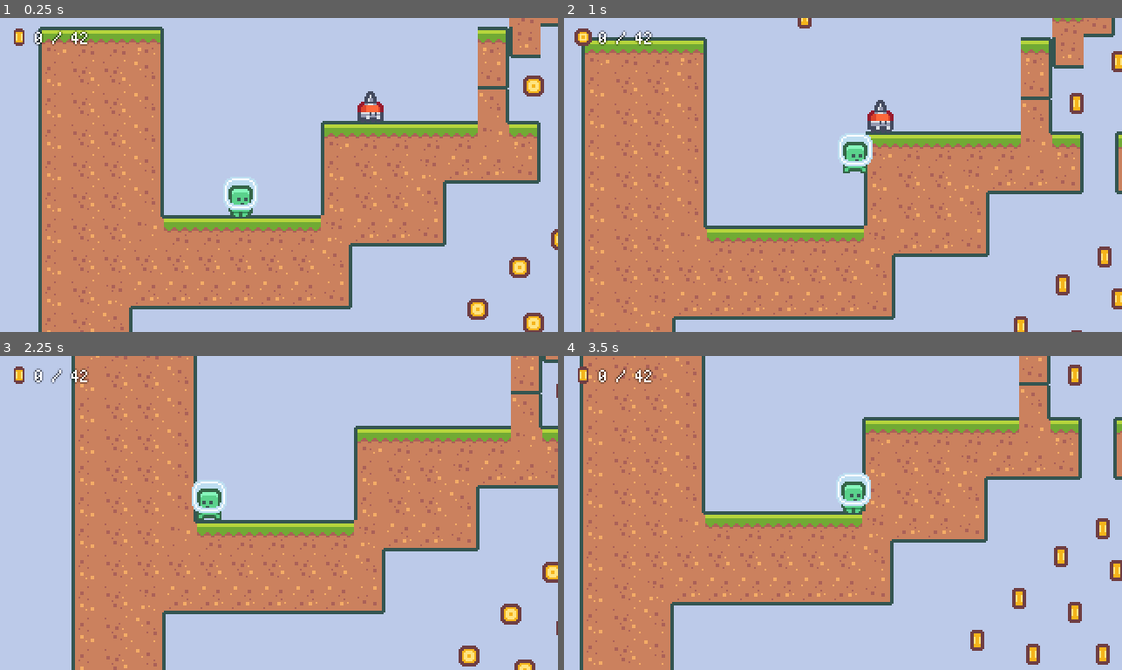
Above: before the commit, frames 1-4 (two rows, left to right).
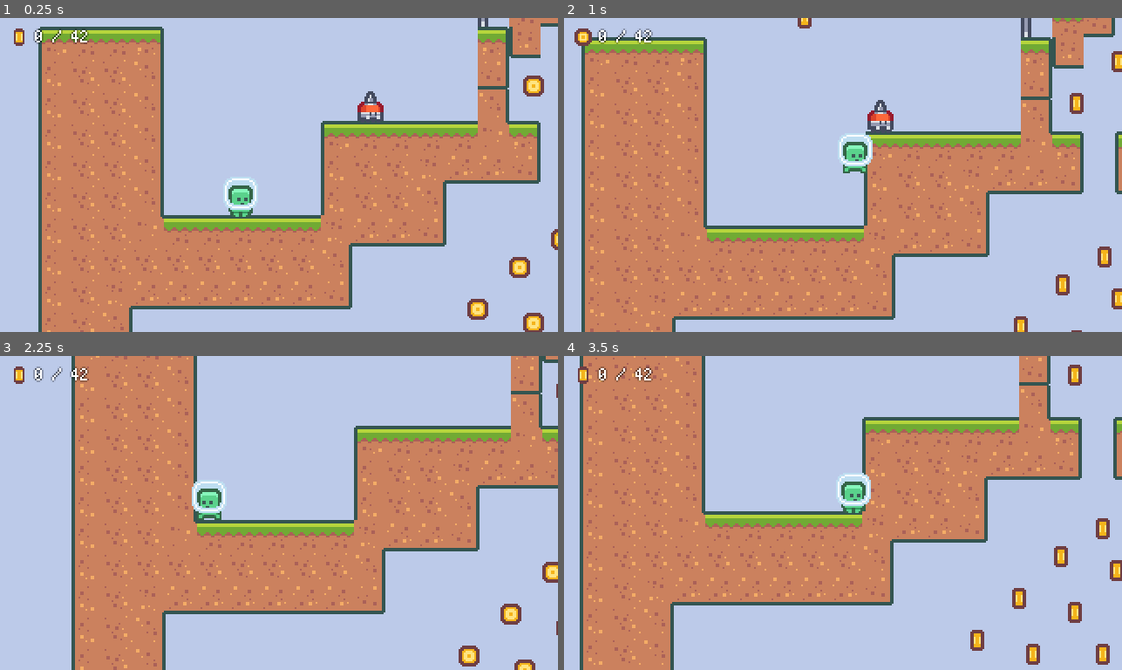
Above: after the commit, the same moments.

Repository: rosskarchner/2D-Platformer-Firebelly-Course
Game: Godot game, scene res://scenes/main.tscn
Two runs of this game, one before a commit and one after it. Both use one fixed random seed, a clock stepped at 60 frames per second and the inputs below.
Inputs:
- Up to frame 1 (0.25 s): no input
- Up to frame 2 (1 s): tap Enter (ui_accept) at 0.5, 0.77 s; hold Right (ui_right) from 0.53 s (still down); tap Shift (dash) at 0.6 s
- Up to frame 3 (2.25 s): tap Shift (dash) at 1.35, 2.1 s; tap Enter (ui_accept) at 1.52 s; release Right (ui_right) at 2.03 s; hold Left (ui_left) from 2.03 s (still down)
- Up to frame 4 (3.5 s): release Left (ui_left) at 2.78 s; hold Right (ui_right) from 2.78 s (still down); tap Shift (dash) at 2.85 s; tap Enter (ui_accept) at 3.02 s

The runs differ from the first frame. In frame 1, 0.3% of the frame differs, in the area x 5-88%, y 0-9%; in frame 2, 0.3%, in the area x 5-84%, y 0-9%; in frame 3, 0.2%; in frame 4, 0.2%.

Commit message:
through lecture 31

Diff:
--- a/resources/theme.tres
+++ b/resources/theme.tres
@@ -1,7 +1,55 @@
-[gd_resource type="Theme" load_steps=2 format=3 uid="uid://b5lyr6r1oacdv"]
+[gd_resource type="Theme" load_steps=9 format=3 uid="uid://b5lyr6r1oacdv"]
 
+[ext_resource type="Texture2D" uid="uid://o0afe3csl6a5" path="res://assets/ui/tile_0009.png" id="1_0w328"]
+[ext_resource type="Texture2D" uid="uid://h306t0u1m7dw" path="res://assets/ui/tile_0029.png" id="1_uqrag"]
 [ext_resource type="FontFile" uid="uid://bomacfy2kgay6" path="res://resources/BitPotion.ttf" id="1_v0cah"]
 
+[sub_resource type="StyleBoxTexture" id="StyleBoxTexture_uhvo7"]
+texture = ExtResource("1_0w328")
+texture_margin_left = 5.0
+texture_margin_top = 7.0
+texture_margin_right = 5.0
+texture_margin_bottom = 5.0
+
+[sub_resource type="StyleBoxTexture" id="StyleBoxTexture_ictlr"]
+texture = ExtResource("1_uqrag")
+texture_margin_left = 13.0
+texture_margin_top = 13.0
+texture_margin_right = 13.0
+texture_margin_bottom = 11.0
+region_rect = Rect2(0, 0, 18, 18)
+
+[sub_resource type="StyleBoxTexture" id="StyleBoxTexture_fpvdo"]
+texture = ExtResource("1_uqrag")
+texture_margin_left = 13.0
+texture_margin_top = 13.0
+texture_margin_right = 13.0
+texture_margin_bottom = 11.0
+region_rect = Rect2(0, 0, 18, 18)
+modulate_color = Color(0.333333, 0.333333, 0.333333, 1)
+
+[sub_resource type="StyleBoxFlat" id="StyleBoxFlat_xfxvx"]
+bg_color = Color(0, 0, 0, 0.745098)
+corner_radius_top_left = 2
+corner_radius_top_right = 2
+corner_radius_bottom_right = 2
+corner_radius_bottom_left = 2
+
+[sub_resource type="FontVariation" id="FontVariation_lmt4i"]
+base_font = ExtResource("1_v0cah")
+spacing_top = -4
+spacing_bottom = -2
+
 [resource]
-default_font = ExtResource("1_v0cah")
+default_font = SubResource("FontVariation_lmt4i")
 default_font_size = 16
+Button/colors/font_color = Color(0.435294, 0.243137, 0.262745, 1)
+Button/colors/font_hover_color = Color(0.435294, 0.243137, 0.262745, 1)
+Button/styles/hover = SubResource("StyleBoxTexture_uhvo7")
+Button/styles/normal = SubResource("StyleBoxTexture_ictlr")
+Button/styles/pressed = SubResource("StyleBoxTexture_fpvdo")
+MarginContainer/constants/margin_bottom = 4
+MarginContainer/constants/margin_left = 4
+MarginContainer/constants/margin_right = 4
+MarginContainer/constants/margin_top = 4
+PanelContainer/styles/panel = SubResource("StyleBoxFlat_xfxvx")
--- /dev/null
+++ b/scenes/LevelComplete.gd
@@ -0,0 +1,11 @@
+extends CanvasLayer
+
+
+# Called when the node enters the scene tree for the first time.
+func _ready():
+	$"%NextLevelButton".connect('pressed', $/root/LevelManager.increment_level)
+
+
+# Called every frame. 'delta' is the elapsed time since the previous frame.
+func _process(delta):
+	pass
--- /dev/null
+++ b/scenes/LevelComplete.tscn
@@ -0,0 +1,43 @@
+[gd_scene load_steps=4 format=3 uid="uid://bh0h13hdym740"]
+
+[ext_resource type="Theme" uid="uid://b5lyr6r1oacdv" path="res://resources/theme.tres" id="1_bvlke"]
+[ext_resource type="Script" path="res://scenes/LevelComplete.gd" id="1_yelfr"]
+
+[sub_resource type="StyleBoxEmpty" id="StyleBoxEmpty_b8de6"]
+
+[node name="LevelComplete" type="CanvasLayer"]
+script = ExtResource("1_yelfr")
+
+[node name="PanelContainer" type="PanelContainer" parent="."]
+anchors_preset = 8
+anchor_left = 0.5
+anchor_top = 0.5
+anchor_right = 0.5
+anchor_bottom = 0.5
+offset_left = -40.5
+offset_top = -32.5
+offset_right = 40.5
+offset_bottom = 32.5
+grow_horizontal = 2
+grow_vertical = 2
+size_flags_horizontal = 4
+size_flags_vertical = 4
+theme = ExtResource("1_bvlke")
+
+[node name="MarginContainer" type="MarginContainer" parent="PanelContainer"]
+layout_mode = 2
+
+[node name="VBoxContainer" type="VBoxContainer" parent="PanelContainer/MarginContainer"]
+layout_mode = 2
+size_flags_horizontal = 4
+size_flags_vertical = 4
+
+[node name="Label" type="Label" parent="PanelContainer/MarginContainer/VBoxContainer"]
+layout_mode = 2
+text = "Level Complete!"
+
+[node name="NextLevelButton" type="Button" parent="PanelContainer/MarginContainer/VBoxContainer"]
+unique_name_in_owner = true
+layout_mode = 2
+theme_override_styles/focus = SubResource("StyleBoxEmpty_b8de6")
+text = "Next Level"
--- a/scenes/base_level.gd
+++ b/scenes/base_level.gd
@@ -1,6 +1,8 @@
 extends Node
 
 signal coin_total_changed
+
+@export var levelCompleteScene: PackedScene
 
 var playerScene = preload("res://scenes/player.tscn")
 var spawnPosition = Vector2.ZERO
@@ -36,7 +38,13 @@
 	register_player(playerInstance)
 
 func on_player_won():
-	$"/root/LevelManager".increment_level()
+	var levelComplete = levelCompleteScene.instantiate()
+	#levelComplete.get_node("%NextLevelButton").connect('pressed', $/root/LevelManager.increment_level)
+	add_child(levelComplete)
+	currentPlayerNode.queue_free()
+
+#func next_level()
+	#$"/root/LevelManager".increment_level()
 
 func on_player_died():
 	currentPlayerNode.queue_free()
--- a/scenes/base_level.tscn
+++ b/scenes/base_level.tscn
@@ -1,14 +1,16 @@
-[gd_scene load_steps=7 format=3 uid="uid://d4ls4aj72dgw7"]
+[gd_scene load_steps=8 format=3 uid="uid://d4ls4aj72dgw7"]
 
 [ext_resource type="Script" path="res://scenes/base_level.gd" id="1_0e7vu"]
 [ext_resource type="TileSet" uid="uid://bqbnntxw5tpw5" path="res://resources/tile_set.tres" id="1_ok41j"]
 [ext_resource type="PackedScene" uid="uid://b7m4dacmu1l3o" path="res://scenes/flag.tscn" id="2_5kau8"]
+[ext_resource type="PackedScene" uid="uid://bh0h13hdym740" path="res://scenes/LevelComplete.tscn" id="2_cioyb"]
 [ext_resource type="PackedScene" uid="uid://cwel5nwf3ubfv" path="res://scenes/player.tscn" id="2_cvd2g"]
 [ext_resource type="PackedScene" uid="uid://dwjt2oxum8tk2" path="res://scenes/level_ui.tscn" id="2_tj5nf"]
 [ext_resource type="PackedScene" uid="uid://ywbjuw7m3ynm" path="res://scenes/game_camera.tscn" id="3_0y7jq"]
 
 [node name="BaseLevel" type="Node" groups=["base_level"]]
 script = ExtResource("1_0e7vu")
+levelCompleteScene = ExtResource("2_cioyb")
 
 [node name="LevelUI" parent="." instance=ExtResource("2_tj5nf")]
 
--- a/scenes/level_manager.gd
+++ b/scenes/level_manager.gd
@@ -4,9 +4,6 @@
 
 var currentLevelIndex = 0
 
-# Called when the node enters the scene tree for the first time.
-func _ready():
-	change_level(currentLevelIndex)
 
 func change_level(levelIndex):
 	currentLevelIndex = levelIndex
--- a/scenes/level_ui.tscn
+++ b/scenes/level_ui.tscn
@@ -24,10 +24,6 @@
 grow_vertical = 2
 mouse_filter = 2
 theme = ExtResource("1_ea8pg")
-theme_override_constants/margin_left = 4
-theme_override_constants/margin_top = 4
-theme_override_constants/margin_right = 4
-theme_override_constants/margin_bottom = 4
 
 [node name="HBoxContainer" type="HBoxContainer" parent="MarginContainer"]
 layout_mode = 2
--- a/scenes/levels/level_001.tscn
+++ b/scenes/levels/level_001.tscn
@@ -10,7 +10,7 @@
 [node name="Level_001" instance=ExtResource("1_sm0ub")]
 
 [node name="Flag" parent="." index="1"]
-position = Vector2(856, 71)
+position = Vector2(56, -32)
 
 [node name="TileMap" parent="." index="2"]
 position = Vector2(-16, 16)
--- /dev/null
+++ b/scenes/main.gd
@@ -0,0 +1,11 @@
+extends Node
+
+
+# Called when the node enters the scene tree for the first time.
+func _ready():
+	$/root/LevelManager.change_level(0)
+
+
+# Called every frame. 'delta' is the elapsed time since the previous frame.
+func _process(delta):
+	pass
--- a/scenes/main.tscn
+++ b/scenes/main.tscn
@@ -1,3 +1,6 @@
-[gd_scene format=3 uid="uid://d06meif0q523s"]
+[gd_scene load_steps=2 format=3 uid="uid://d06meif0q523s"]
+
+[ext_resource type="Script" path="res://scenes/main.gd" id="1_oj3h4"]
 
 [node name="Main" type="Node"]
+script = ExtResource("1_oj3h4")
Binary file added: assets/ui/tile_0009.png
Binary file added: assets/ui/tile_0029.png
